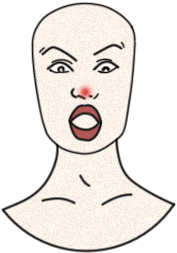
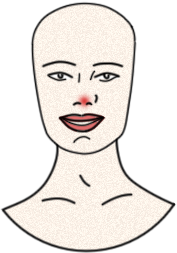
Layer changes from the first (177, 253) image to the second:
added group "正常 拷贝 5" with 7 layers above "chijing" over [38,41,126,144]
added group "微笑" with 4 layers in group "正常 拷贝 5" over [41,59,124,144]
added layer "图层 1253" in group "微笑" over [41,59,124,144]
added layer "图层 599" (1st of 2, in "正常 拷贝 5" › "微笑") in group "微笑" over [49,72,120,132]
added layer "图层 639 拷贝 10" in group "微笑" over [73,90,96,113]
added layer "图层 570 拷贝 2" (1st of 6, in "正常 拷贝 5") in group "正常 拷贝 5" over [38,41,126,144]
added layer "图层 575" (1st of 6, in "正常 拷贝 5") in group "正常 拷贝 5" over [38,41,126,144]
hid group "chijing" (8 layers) over [38,41,126,144]
